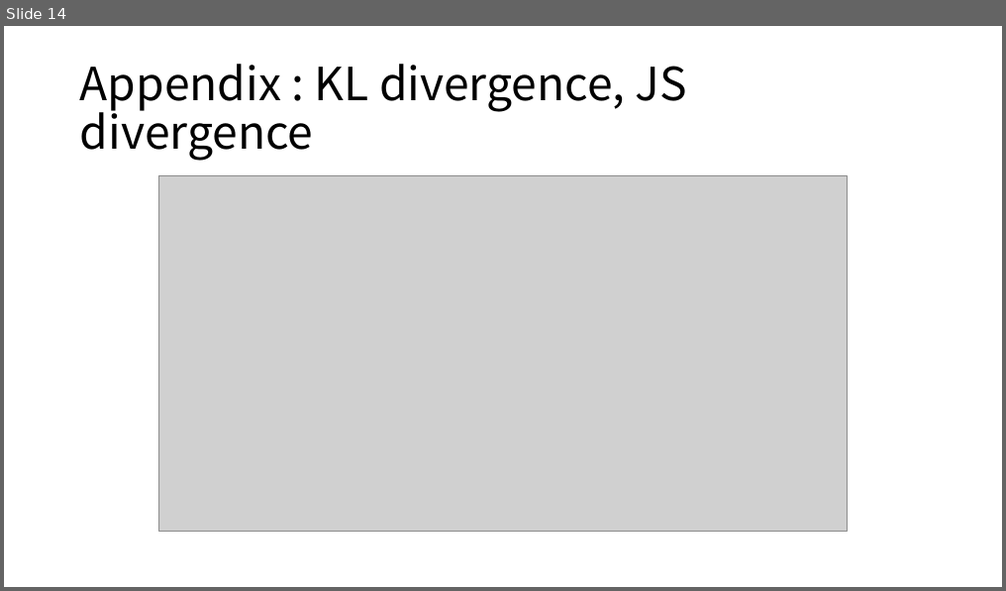
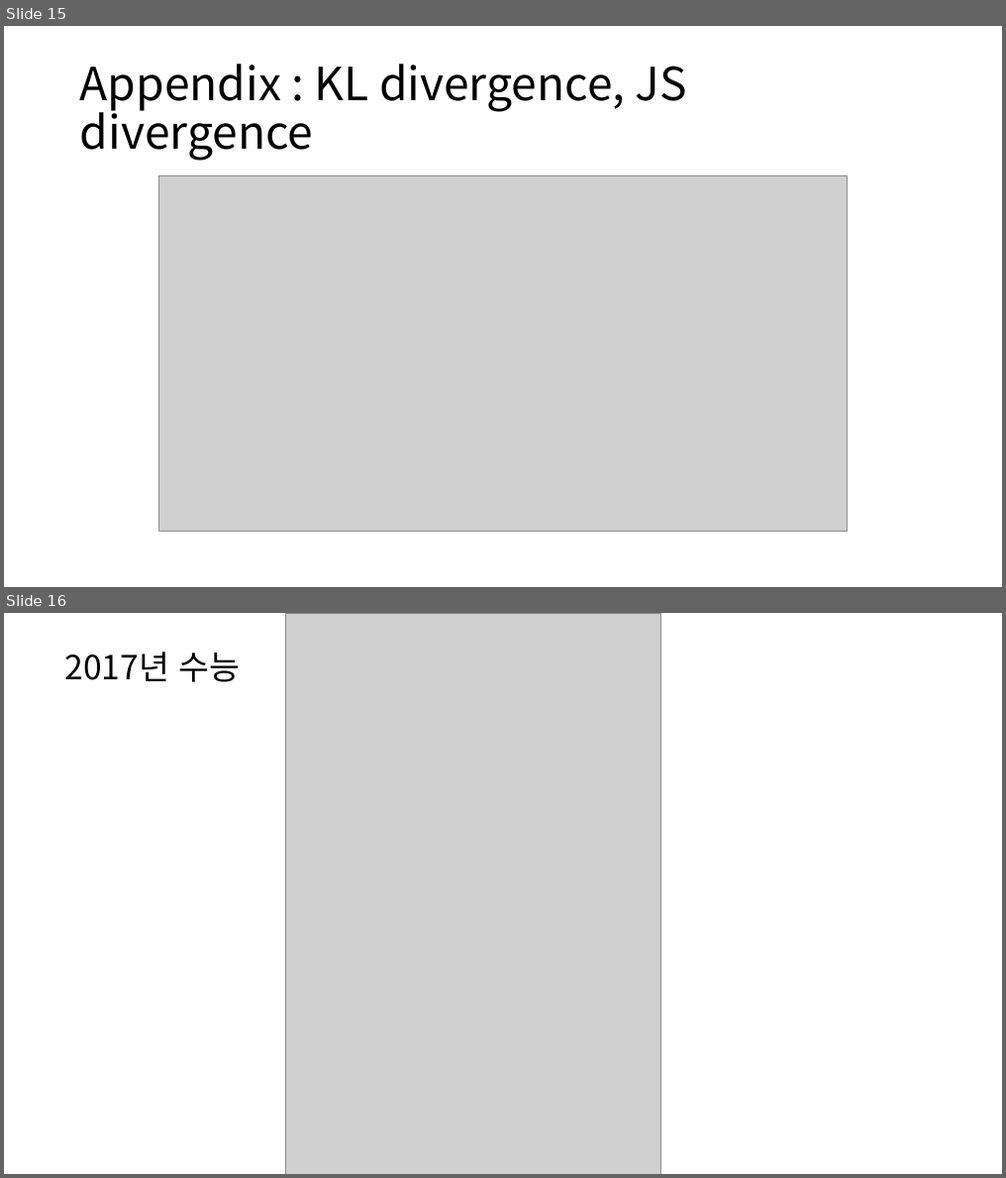
Before and after one commit to zeran4/TechtreeAI, a slide deck: document/information therory.pptx. Shown one above the other, each under a label of ours: slide 14 before the commit, slides 15 and 16 after it. The pictures are 1006x591 and 1006x1178 pixels, drawn with LibreOffice and Linux fonts; fonts in the diff are those of the drawing; grey boxes stand for pictures. Boxes give left, top, right and bottom in pixels: in the first picture for what was removed or moved away, otherwise in the second. Text is boxed around its words. In the diff, an @@ line names an element or a change of style, - is before the commit and + after.

```diff
--- a/document/information therory.pptx
+++ b/document/information therory.pptx
@@ slide 16 added at (4,613,1002,1174), background #FFFFFF @@
@@ picture added at (285,613,660,1174) @@
@@ text added at (65,652,241,682), 32 pt, text #000000 @@
+2017년 수능
@@ what was slide 14 is now slide 15 @@
```
Also in this commit, not shown: 1 other slide added, 1 slide removed.
